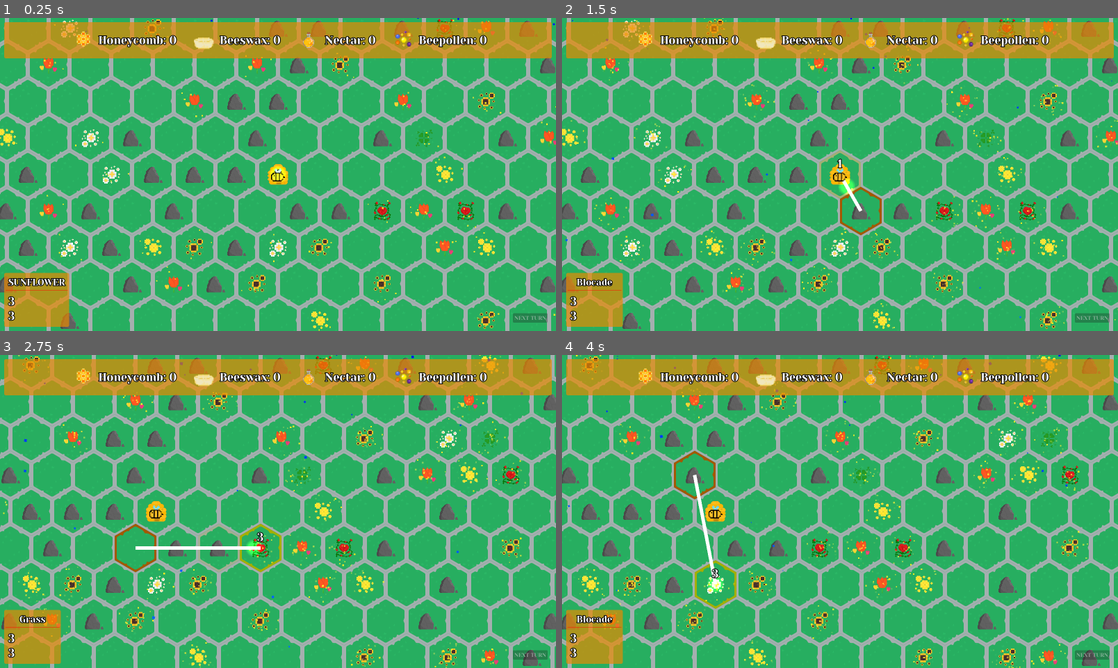
Above: before the commit, frames 1-4 (two rows, left to right).
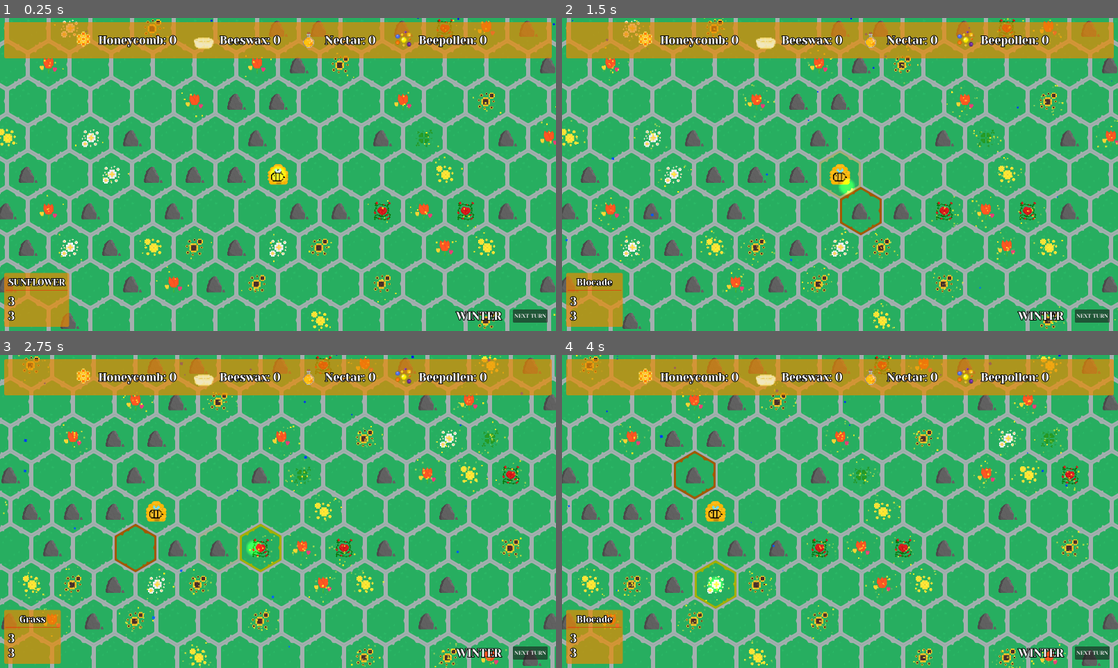
Above: after the commit, the same moments.

Repository: SpeedfireV/slavic-game-jam
Game: Godot game, scene res://game.tscn
Same seed, same stepped clock (60 frames per second), same inputs: the game is played once before the commit and once after it.
Inputs (mouse positions are in pixels of both pictures, inside the frame that each line leads up to):
- Up to frame 1 (0.25 s): no input
- Up to frame 2 (1.5 s): drag from (840, 174) to (878, 246) at 0.52 s; drag from (862, 212) to (817, 136) at 1.27 s
- Up to frame 3 (2.75 s): move the mouse to (255, 549) at 2.02 s; hold D (move_right) from 2.03 s (still down); click (255, 549) at 2.1 s
- Up to frame 4 (4 s): release D (move_right) at 2.75 s; drag from (678, 511) to (717, 583) at 2.77 s; drag from (695, 473) to (717, 583) at 3.52 s

The runs differ from the first frame. In frame 1, 0.5% of the frame differs, in the area x 81-99%, y 93-98%; in frame 2, 0.6%; in frame 3, 0.7%, in the area x 24-99%, y 56-98%; in frame 4, 0.7%.

Commit message:
seasons changing

Diff:
--- a/flower.gd
+++ b/flower.gd
@@ -1,6 +1 @@
 class_name Flower extends HexagonResource
-
-func _ready():
-	possible_resources.honey = 1
-	possible_resources.besswax = 1
-	possible_resources.nectar = 1
--- a/managers/game_manager.gd
+++ b/managers/game_manager.gd
@@ -8,7 +8,21 @@
 	Winter,
 }
 
-func _nextSeason():
+func get_season_name(season: Season) -> String:
+	match season:
+		Season.Spring:
+			return "Spring"
+		Season.Summer:
+			return "Summer"
+		Season.Autumn:
+			return "Autumn"
+		Season.Winter:
+			return "Winter"
+		_:
+			print("Error: Invalid season encountered.")
+			return "Unknown Season"
+
+func _nextSeason() -> Season:
 	match current_season:
 		Season.Spring:
 			return Season.Summer
@@ -18,11 +32,14 @@
 			return Season.Winter
 		Season.Winter:
 			return Season.Spring
+		_:
+			print("Error: Invalid season encountered.")
+			return Season.Spring
+
 
 var collectable_resources := CollectableResources.new()
 
 var navigator: Navigator
-var selected_hex: MapHexagon
 var mouse_on_hex: MapHexagon:
 	set(value):
 		mouse_on_hex = value
@@ -32,6 +49,8 @@
 
 var selected_hexagon: MapHexagon = null:
 	set(value):
+		selected_bee = null
+		navigator.clear_navigation()
 		if value != null:
 			GameManager.hud.show_hex_description(value)
 		else:
--- a/map/map.gd
+++ b/map/map.gd
@@ -21,7 +21,7 @@
 
 
 # Pixel-based direction offsets (pointy-topped hex grid)
-var orientation_to_pos: Dictionary[HexagonOrientation, Vector2i] = {
+static var orientation_to_pos: Dictionary[HexagonOrientation, Vector2i] = {
 	HexagonOrientation.Right: Vector2i(2, 0),
 	HexagonOrientation.Left: Vector2i(-2, 0),
 	HexagonOrientation.TopRight: Vector2i(1, -3),
--- a/navigator.gd
+++ b/navigator.gd
@@ -6,13 +6,89 @@
 func _ready():
 	GameManager.navigator = self
 
+func clear_navigation():
+	navigation_line.points = []
+	navigation_cost_label.text = ""
 
 func show_navigation():
-	navigation_line.points.clear()
+	navigation_line.points = []
+	navigation_cost_label.text = ""
+	if GameManager.selected_bee == null:
+		return  # No bee selected, nothing to navigate
+
 	if GameManager.mouse_on_hex and GameManager.selected_hexagon:
-		print(GameManager.mouse_on_hex.coords, GameManager.selected_hexagon.coords)
-		var abs_vector = abs(GameManager.mouse_on_hex.coords - GameManager.selected_hexagon.coords)
-		navigation_cost_label.text = str(max(abs_vector.y / 3, (abs(abs_vector.x) + abs(abs_vector.y) / 3)  / 2))
+		var start = GameManager.selected_hexagon.coords
+		var goal = GameManager.mouse_on_hex.coords
 
-		navigation_line.points = [GameManager.selected_hexagon.global_position, GameManager.mouse_on_hex.global_position]
+		var goal_hex = Map.placed_hexagons.get(goal)
+		if goal_hex == null or goal_hex.hexagon_type == MapHexagon.HexagonType.Blocade:
+			navigation_line.points = []
+			navigation_cost_label.text = "🚫Unreachable🚫"
+			navigation_cost_label.global_position = GameManager.mouse_on_hex.global_position + Vector2(-navigation_cost_label.size.x / 2, -50)
+
+			return  # 🚫 Don't even try pathfinding
+
+		var path = find_path(start, goal)
+		if path.is_empty():
+			navigation_cost_label.text = "No path"
+			return
+
+		var global_points = path.map(func(coord: Vector2i):
+			return Map.placed_hexagons[coord].global_position
+		)
+
+		navigation_line.points = global_points
+		navigation_cost_label.text = str(path.size() - 1)
 		navigation_cost_label.global_position = GameManager.mouse_on_hex.global_position + Vector2(-navigation_cost_label.size.x / 2, -50)
+
+func find_path(start: Vector2i, goal: Vector2i) -> Array[Vector2i]:
+	var open_set = [start]
+	var came_from: Dictionary = {}
+	var g_score: Dictionary = {}
+	var f_score: Dictionary = {}
+
+	g_score[start] = 0
+	f_score[start] = heuristic(start, goal)
+
+	while open_set.size() > 0:
+		open_set.sort_custom(func(a, b): return f_score.get(a, INF) < f_score.get(b, INF))
+		var current = open_set[0]
+
+		if current == goal:
+			return reconstruct_path(came_from, current)
+
+		open_set.remove_at(0)
+		var current_hex = Map.placed_hexagons.get(current)
+
+		for dir in Map.HexagonOrientation.values():
+			var neighbor_coords = current + Map.orientation_to_pos[dir]
+			var neighbor_hex = Map.placed_hexagons.get(neighbor_coords)
+
+			if neighbor_hex == null:
+				continue
+			if neighbor_hex.hexagon_type == MapHexagon.HexagonType.Blocade:
+				continue  # Skip blocked tiles
+
+			var tentative_g = g_score.get(current, INF) + 1
+			if tentative_g < g_score.get(neighbor_coords, INF):
+				came_from[neighbor_coords] = current
+				g_score[neighbor_coords] = tentative_g
+				f_score[neighbor_coords] = tentative_g + heuristic(neighbor_coords, goal)
+				if not open_set.has(neighbor_coords):
+					open_set.append(neighbor_coords)
+
+	return []  # No path found
+
+
+func heuristic(a: Vector2i, b: Vector2i) -> int:
+	var dx = abs(a.x - b.x)
+	var dy = abs(a.y - b.y)
+	return max(dy / 3, (abs(dx) + dy / 3) / 2)
+
+
+func reconstruct_path(came_from: Dictionary, current: Vector2i) -> Array[Vector2i]:
+	var total_path: Array[Vector2i] = [current]
+	while came_from.has(current):
+		current = came_from[current]
+		total_path.insert(0, current)
+	return total_path
--- a/ui/hud.gd
+++ b/ui/hud.gd
@@ -1,12 +1,18 @@
 class_name Hud extends CanvasLayer
 
 @onready var hex_description: HexDescription = %HexDescription
-@onready var next_turn_button: NextTurnContainer = %NextTurnButton
+@onready var next_turn_button: NextTurnButton = %NextTurnButton
 @onready var stats_bar: StatsBar = %StatsBar
+@onready var current_season_label: Label = %CurrentSeasonLabel
 
 func _ready():
 	GameManager.hud = self
 
+	GameManager.next_turn_sig.connect(_on_next_turn)
+
 func show_hex_description(hexagon: MapHexagon):
 	hex_description.update_info(hexagon)
 	hex_description.visible = true
+
+func _on_next_turn(current_season: GameManager.Season):
+	current_season_label.text = str(GameManager.get_season_name(current_season))
--- a/ui/hud.tscn
+++ b/ui/hud.tscn
@@ -45,6 +45,15 @@
 theme_override_constants/margin_right = 24
 theme_override_constants/margin_bottom = 24
 
-[node name="NextTurnButton" parent="MarginContainer" instance=ExtResource("3_546lt")]
+[node name="HBoxContainer" type="HBoxContainer" parent="MarginContainer"]
+layout_mode = 2
+theme_override_constants/separation = 32
+
+[node name="CurrentSeasonLabel" type="Label" parent="MarginContainer/HBoxContainer"]
 unique_name_in_owner = true
 layout_mode = 2
+text = "WINTER"
+
+[node name="NextTurnButton" parent="MarginContainer/HBoxContainer" instance=ExtResource("3_546lt")]
+unique_name_in_owner = true
+layout_mode = 2
--- a/ui/next_turn_button.gd
+++ b/ui/next_turn_button.gd
@@ -1,4 +1,4 @@
-class_name NextTurnContainer extends Button
+class_name NextTurnButton extends Button
 
 
 
--- a/ui/next_turn_button.tscn
+++ b/ui/next_turn_button.tscn
@@ -5,6 +5,5 @@
 [node name="NextTurnButton" type="Button"]
 offset_right = 100.0
 offset_bottom = 27.0
-disabled = true
 text = "NEXT TURN"
 script = ExtResource("1_k0wlo")
